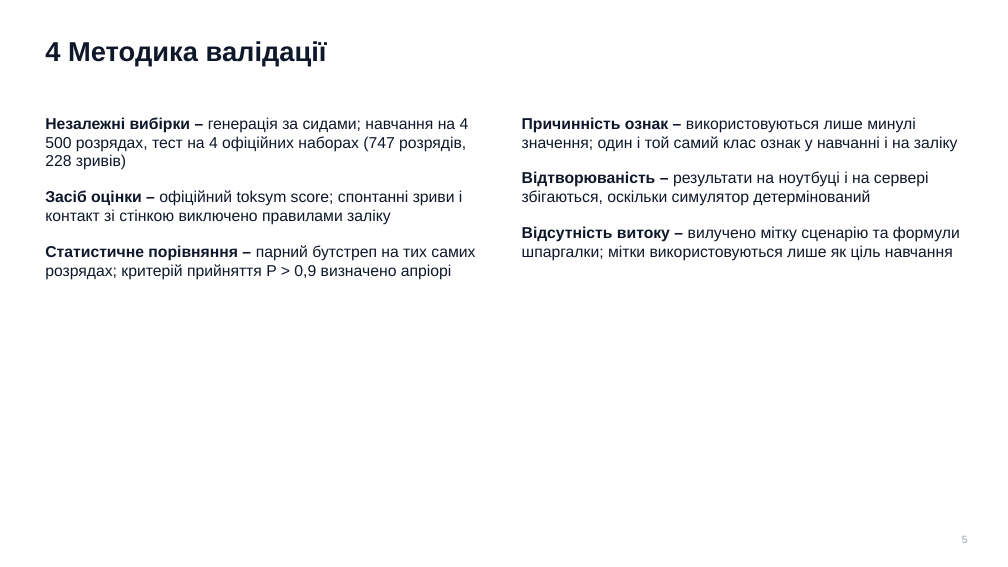
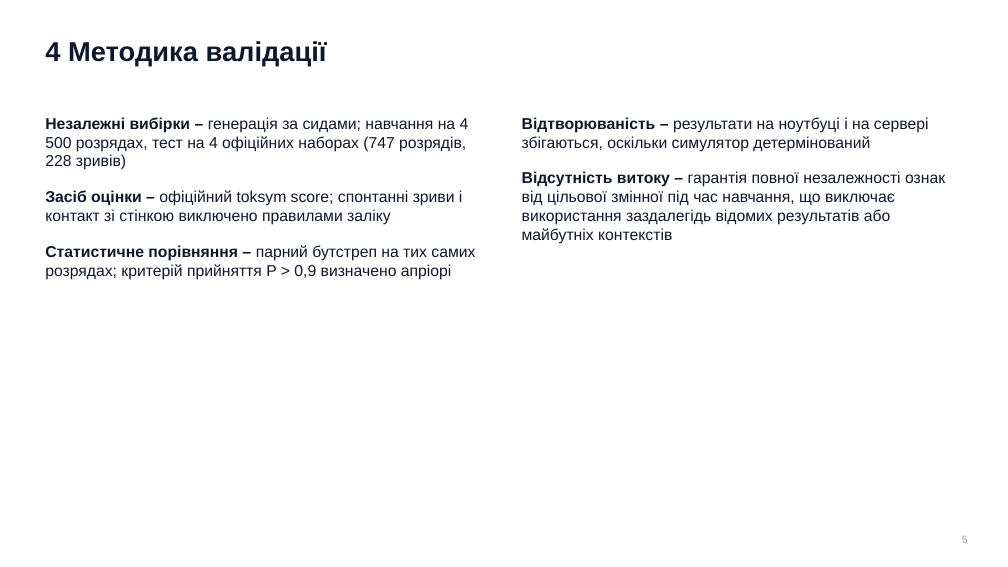
Before and after one commit to llllenah/plasma-disruption-prediction, a slide deck: slide 5 of docs/presentation.pptx. Drawn at 1008x567 pixels with LibreOffice and Linux fonts; fonts in the diff are those of the drawing. Boxes give left, top, right and bottom in pixels: in the first picture for what was removed or moved away, otherwise in the second. Text is boxed around its words. In the diff, an @@ line names an element or a change of style, - is before the commit and + after.

```diff
--- a/docs/presentation.pptx
+++ b/docs/presentation.pptx
@@ text at bbox=[522, 117, 958, 152]: paragraph removed @@
-Причинність ознак – використовуються лише минулі значення; один і той самий клас ознак у навчанні і на заліку
@@ text at bbox=[522, 171, 945, 244]: text changed @@
-Відсутність витоку – вилучено мітку сценарію та формули шпаргалки; мітки використовуються лише як ціль навчання
+Відсутність витоку – гарантія повної незалежності ознак від цільової змінної під час навчання, що виключає використання заздалегідь відомих результатів або майбутніх контекстів
```
Also in this commit, not shown: 2 other slides changed, 1 other file.
